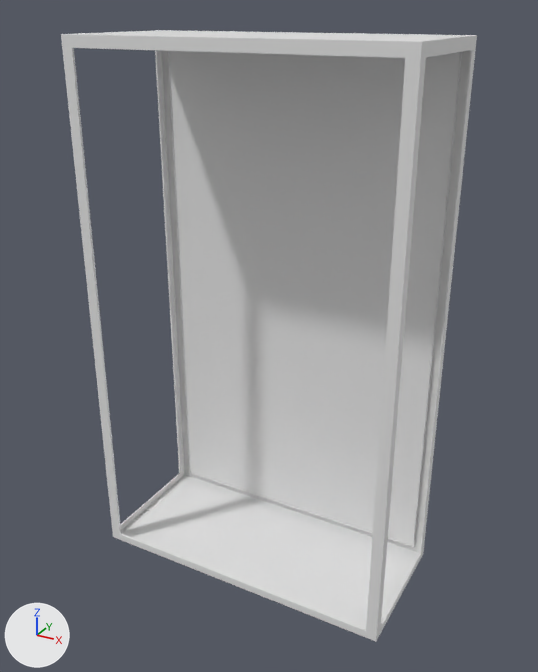
The glTF model assets/dummy/Top_Cabinet_01.glb: old version first, new version second.
Both versions are drawn from a camera (50 mm lens) standing at (0.925, -1.659, 1.556) and looking at (0.014, -0.003, 0.728). The lights are fixed; the arrows at lower left show +X, +Y and +Z. Vertices at the same position are counted once.

Script lines for the objects in view, before the commit:
```python
me_cube_010 = bpy.data.meshes.new('Cube.010')
me_cube_010.from_pydata(...)  # 712 vertices, 1366 faces; spans x -0.45..0.45, y -0.2..0.2, z 0.0..1.5
me_cube_010.materials.append(mat_apothecary_demi_glass_01)  # white #e7e7e7
ob_top_cabinet_01 = bpy.data.objects.new('Top_Cabinet_01', me_cube_010)
ob_top_cabinet_01.location = (0.0, 0.0, 0.0)
```
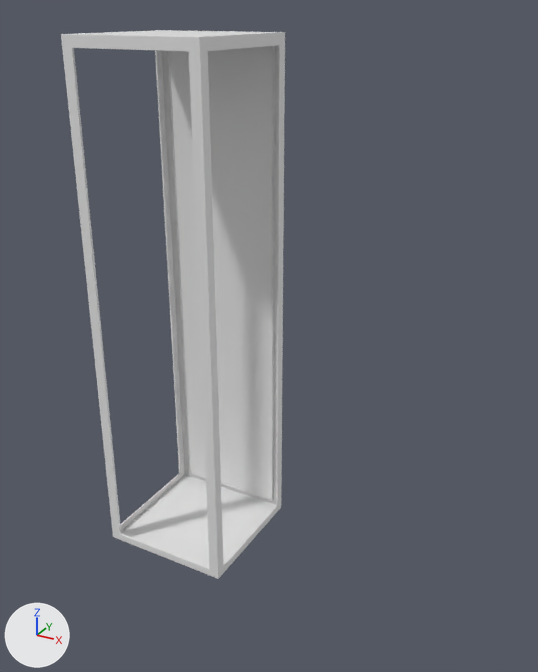
The newer file is also turned or shifted as a whole; pictures and numbers use the older file's frame.

Where the change shows, as pixel boxes (x1, y1, x2, y2) in the pictures (538 x 672 px; the box of a moved part takes in the faces that stretch with it):
'Top_Cabinet_01', reshaped (46% narrower, 10% shorter)
    before: (61, 30, 477, 641)
    after: (61, 30, 285, 579)
part 1 of me_cube_010, moved or reshaped
    before: (186, 32, 477, 641)
    after: (186, 32, 285, 579)

The change, as a list of edits to the scene's bpy script:
```text
Change me_cube_010:
    where me_cube_010.from_pydata(...)  # 712 vertices, 1366 faces; spans x -0.45..0.45, y -0.2..0.2, z 0.0..1.5
    used by ob_top_cabinet_01; location = (0.0, 0.0, 0.0)
    me_cube_010 part 1: all 356 vertices in x 0.419..0.45, y -0.2..0.2, z 0.0..1.5 are moved by (-0.5, 0.0, 0.0)
```
